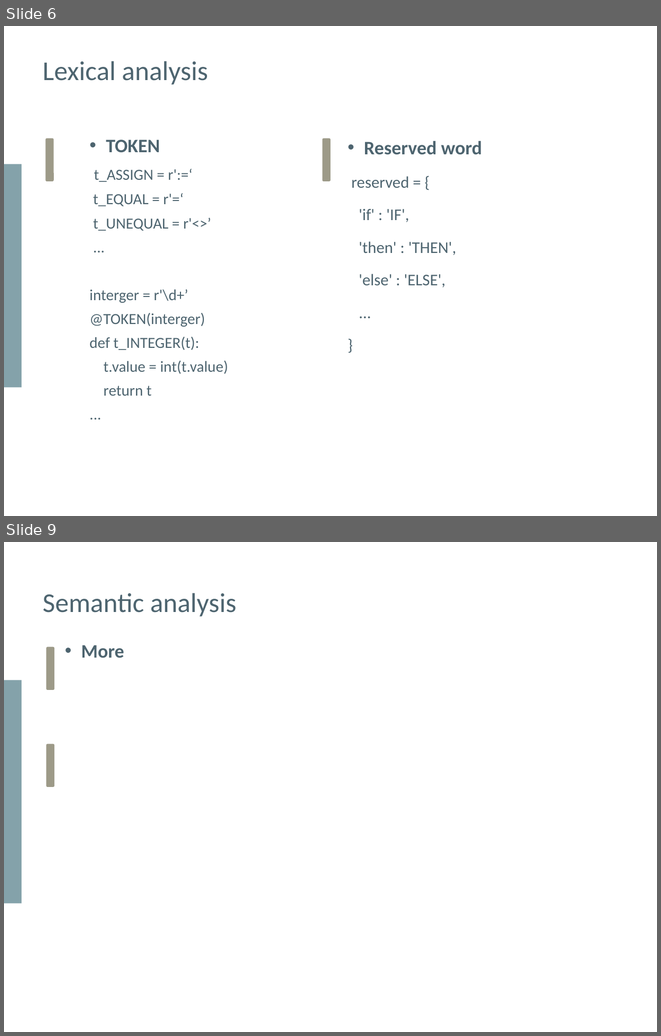
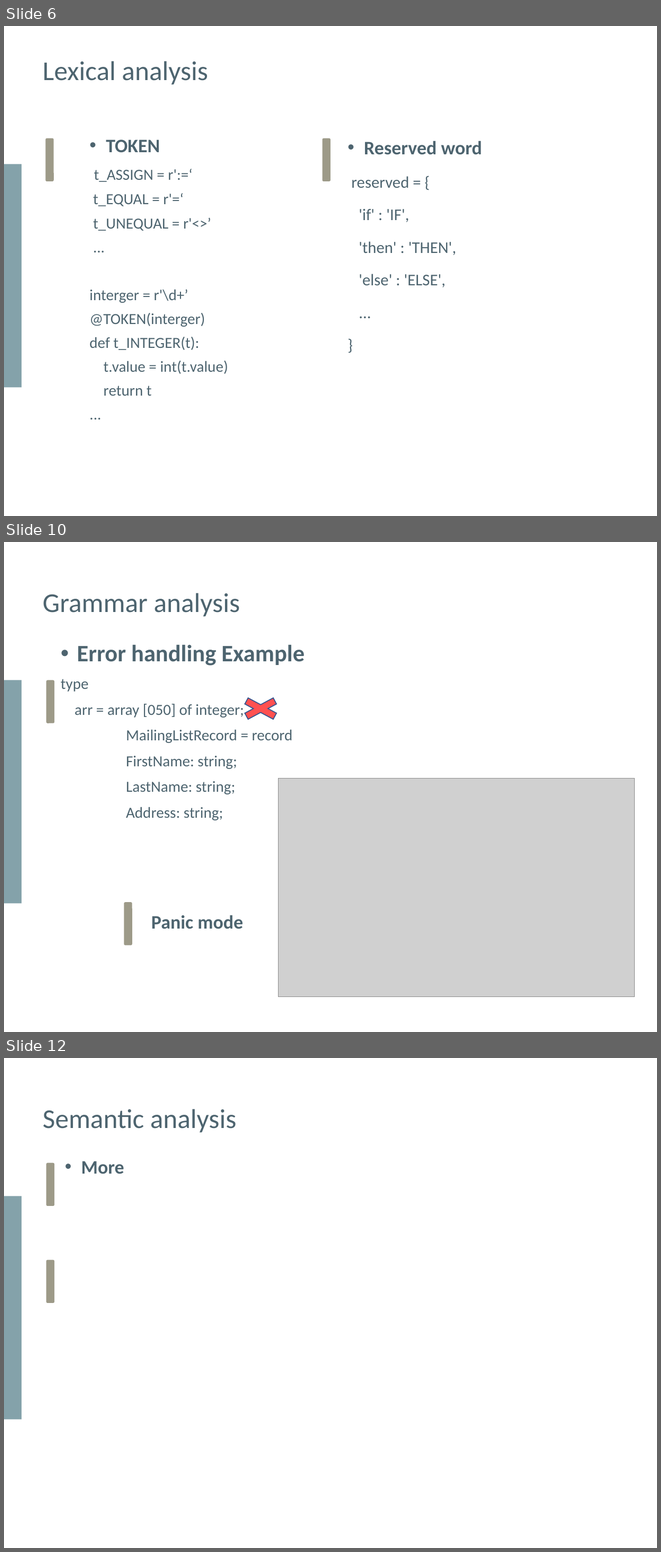
Before and after one commit to Yeeef/SOUP, a slide deck: report/Presentation.pptx. Shown one above the other, each under a label of ours: slides 6 and 9 before the commit, slides 6, 10 and 12 after it; the slides between them are not shown. The pictures are 661x1036 and 661x1552 pixels, drawn with LibreOffice and Linux fonts; fonts in the diff are those of the drawing; grey boxes stand for pictures. Boxes give left, top, right and bottom in pixels: in the first picture for what was removed or moved away, otherwise in the second. Text is boxed around its words. In the diff, an @@ line names an element or a change of style, - is before the commit and + after.

```diff
--- a/report/Presentation.pptx
+++ b/report/Presentation.pptx
@@ slide 10 added at (4,542,657,1032), background #FFFFFF @@
@@ text added at (43,593,240,617), 30 pt, text #4D646F @@
+Grammar analysis
@@ text added at (61,645,305,820), 17 pt, text #4D646F @@
+• Error handling Example
+type
+arr = array [050] of integer;
+MailingListRecord = record
+FirstName: string;
+LastName: string;
+Address: string;
@@ rectangle added at (4,680,21,903), fill #84A2AA @@
@@ rounded rectangle added at (46,680,55,723), fill #9D9A88 @@
@@ cross added at (233,694,288,723), fill #FF5050, outline #325491 1 pt @@
@@ picture added at (278,778,634,996) @@
@@ rounded rectangle added at (124,902,133,945), fill #9D9A88 @@
@@ text added at (151,915,243,929), 21 pt, text #4D646F, bold @@
+Panic mode
@@ what was slide 9 is now slide 12 @@
```
Also in this commit, not shown: 2 slides changed, 2 other slides added.
